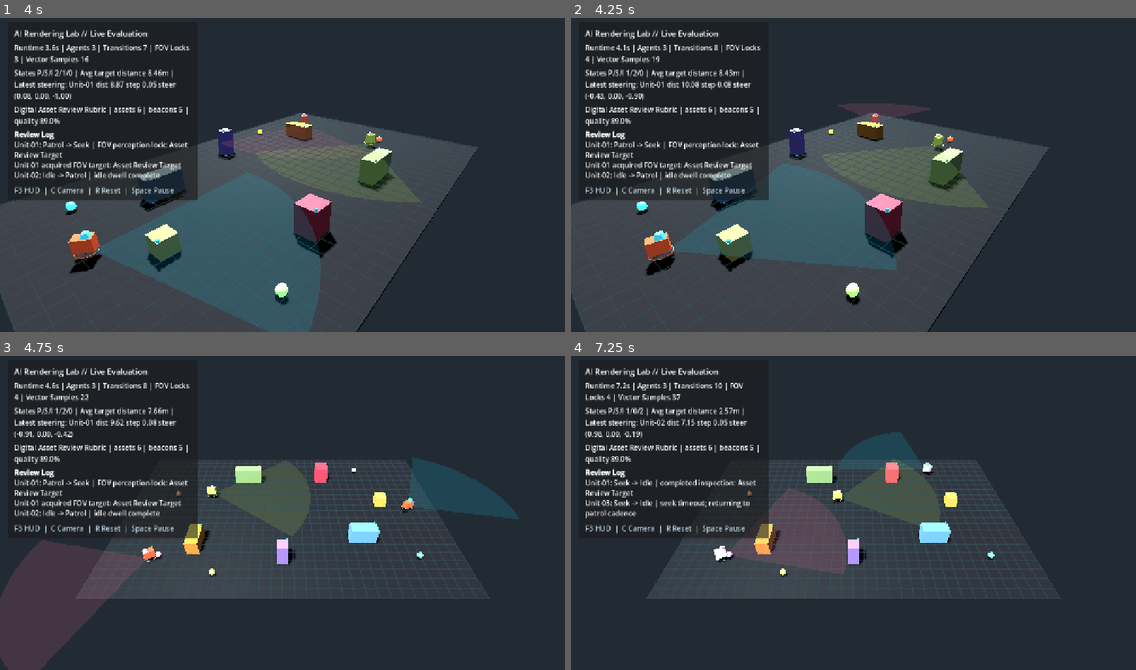
Above: before the commit, frames 1-4 (two rows, left to right).
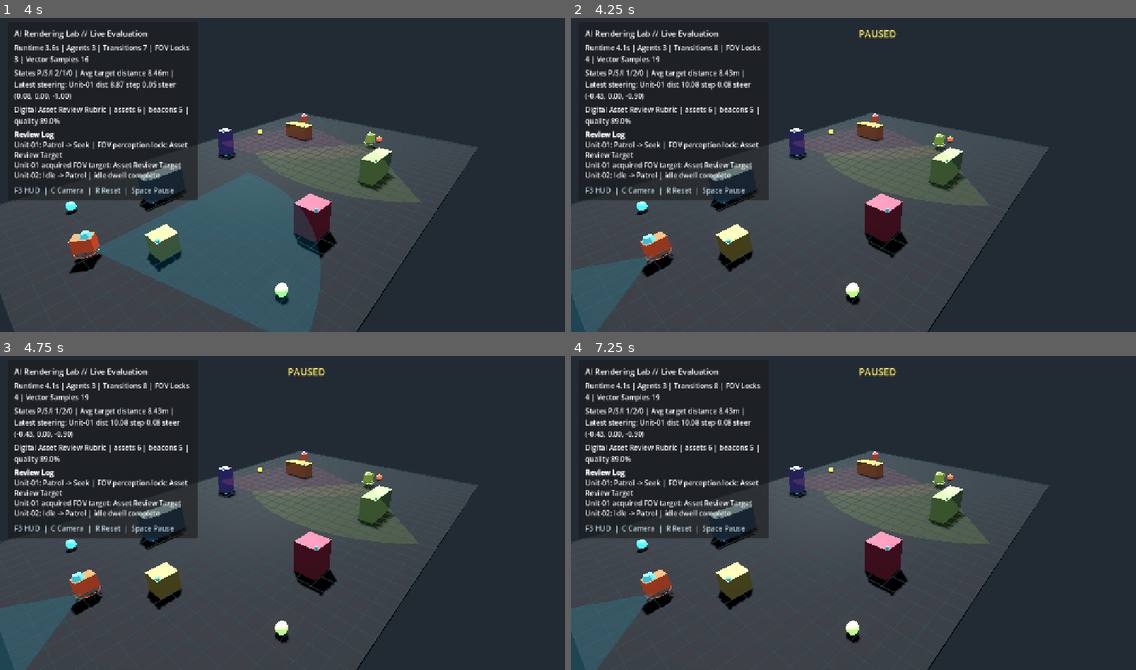
Above: after the commit, the same moments.

Repository: johnnyguy9/Godot-AI-Rendering-Lab
Game: Godot game, scene res://scenes/main.tscn
The game is run twice, just before and just after one commit, with the same random seed, the same clock (stepped at 60 frames per second) and the same inputs.
Inputs:
- Up to frame 1 (4 s): hold C (cycle_camera) 0.53-1.28 s; tap C (cycle_camera) at 1.35, 2.85 s; hold C (cycle_camera) 2.03-2.78 s; hold C (cycle_camera) from 3.53 s (still down)
- Up to frame 2 (4.25 s): keep holding C (cycle_camera); tap Space (pause_simulation) at 4.15 s
- Up to frame 3 (4.75 s): release C (cycle_camera) at 4.28 s; tap C (cycle_camera) at 4.35 s
- Up to frame 4 (7.25 s): hold C (cycle_camera) 5.03-5.78 s; tap C (cycle_camera) at 5.85 s; hold C (cycle_camera) from 6.53 s (still down)

Frame 1 is identical in both runs. In frame 2, 7.5% of the frame differs, in the area x 0-74%, y 3-100%; in frame 3, 27%; in frame 4, 31%, in the area x 0-87%, y 3-100%.

Commit message:
feat: update scripts/main.gd

Diff:
--- a/scripts/main.gd
+++ b/scripts/main.gd
@@ -24,6 +24,12 @@
 	if event.is_action_pressed("cycle_camera"):
 		camera_mode = (camera_mode + 1) % 3
 		_apply_camera_mode()
+	if event.is_action_pressed("pause_simulation"):
+		_toggle_pause()
+
+
+func get_director():
+	return director
 
 
 func _configure_rendering() -> void:
@@ -74,11 +80,19 @@
 
 	hud = DebugHud.new()
 	hud.name = "EvaluationHUD"
+	# HUD must keep drawing while the rest of the tree is paused so the
+	# reviewer can see the "PAUSED" banner without losing telemetry.
+	hud.process_mode = Node.PROCESS_MODE_ALWAYS
 	add_child(hud)
 	hud.bind(director)
 
 
 func _reset_simulation() -> void:
+	# Coming out of a paused reset would leave the new tree paused too.
+	if get_tree().paused:
+		get_tree().paused = false
+		if hud:
+			hud.set_paused(false)
 	if hud:
 		hud.queue_free()
 	if director:
@@ -87,6 +101,13 @@
 		environment.queue_free()
 	await get_tree().process_frame
 	_build_simulation()
+
+
+func _toggle_pause() -> void:
+	var tree := get_tree()
+	tree.paused = not tree.paused
+	if hud:
+		hud.set_paused(tree.paused)
 
 
 func _apply_camera_mode() -> void:
